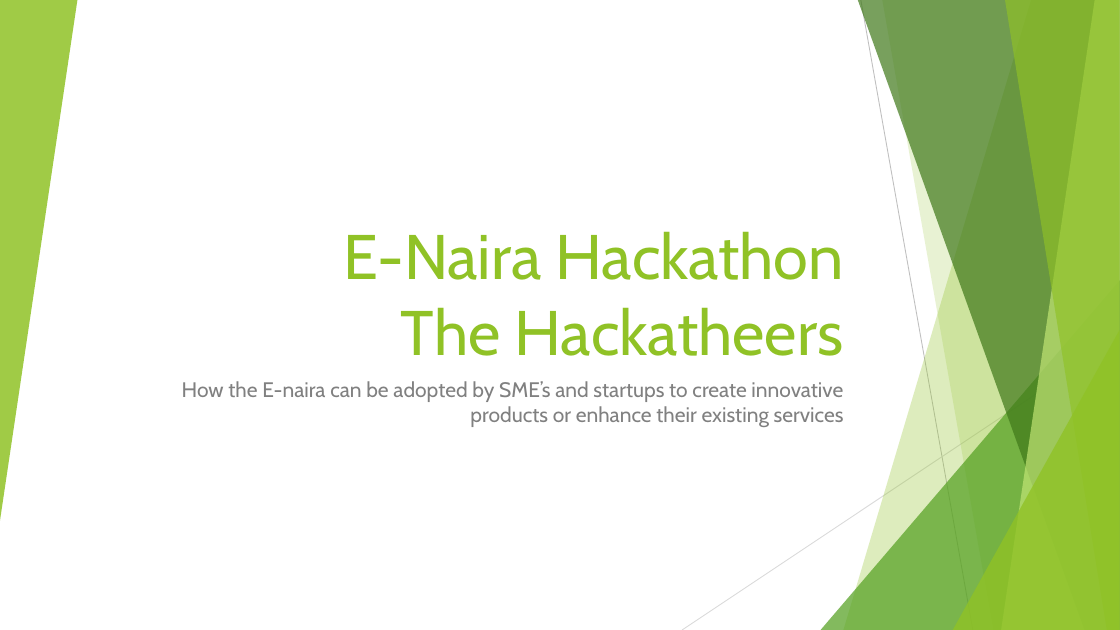
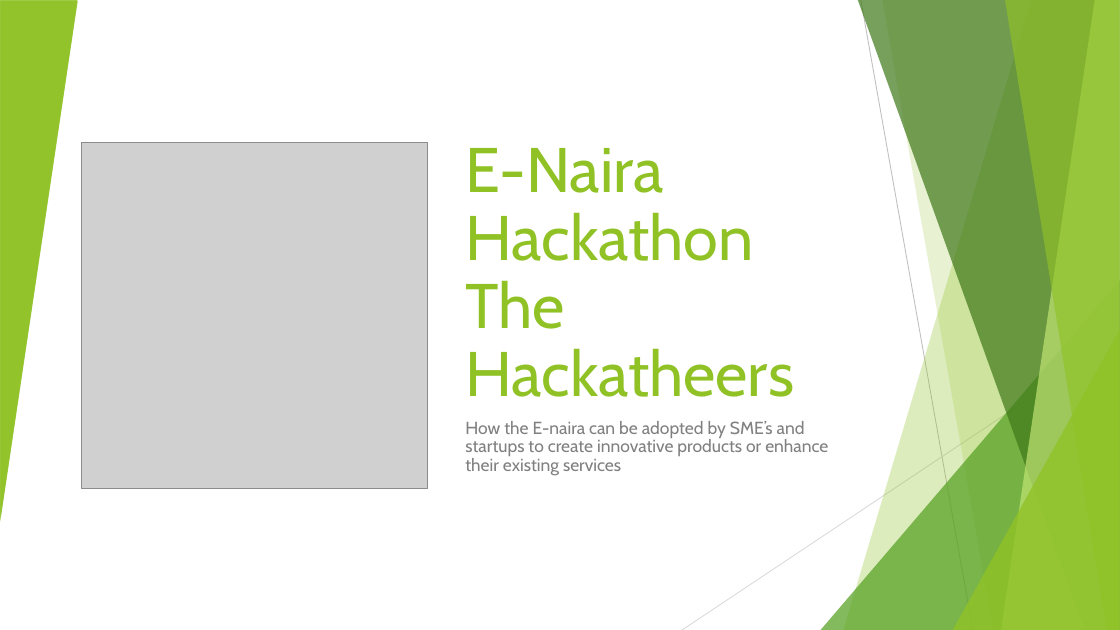
Before and after one commit to Ezecollins34/The-Hackatheers, a slide deck: slide 1 of E-Naira Hackathon.pptx. Drawn at 1120x630 pixels with LibreOffice and Linux fonts; fonts in the diff are those of the drawing; grey boxes stand for pictures. Boxes give left, top, right and bottom in pixels: in the first picture for what was removed or moved away, otherwise in the second. Text is boxed around its words. In the diff, an @@ line names an element or a change of style, - is before the commit and + after.

```diff
--- a/E-Naira Hackathon.pptx
+++ b/E-Naira Hackathon.pptx
@@ triangle added at <box>0,1,77,522</box>, fill #90C226 at 85% opacity @@
@@ title "E-Naira Hackathon The Hackatheers": place and size @@
-title "E-Naira Hackathon The Hackatheers" at <box>343,231,844,356</box>
+title "E-Naira Hackathon The Hackatheers" at <box>465,148,794,397</box>
@@ title "E-Naira Hackathon The Hackatheers" at <box>465,148,794,397</box>: alignment right to left; line spacing 1 to 0.9 @@
@@ picture added at <box>82,143,428,489</box> @@
@@ subtitle "How the E-naira can be ...": place and size @@
-subtitle "How the E-naira can be ..." at <box>182,381,844,427</box>
+subtitle "How the E-naira can be ..." at <box>465,421,828,476</box>
@@ subtitle "How the E-naira can be ..." at <box>465,421,828,476</box>: size 18 to 15 pt; alignment right to left; line spacing 1 to 0.9 @@
```
Also in this commit, not shown: 4 slides added.
